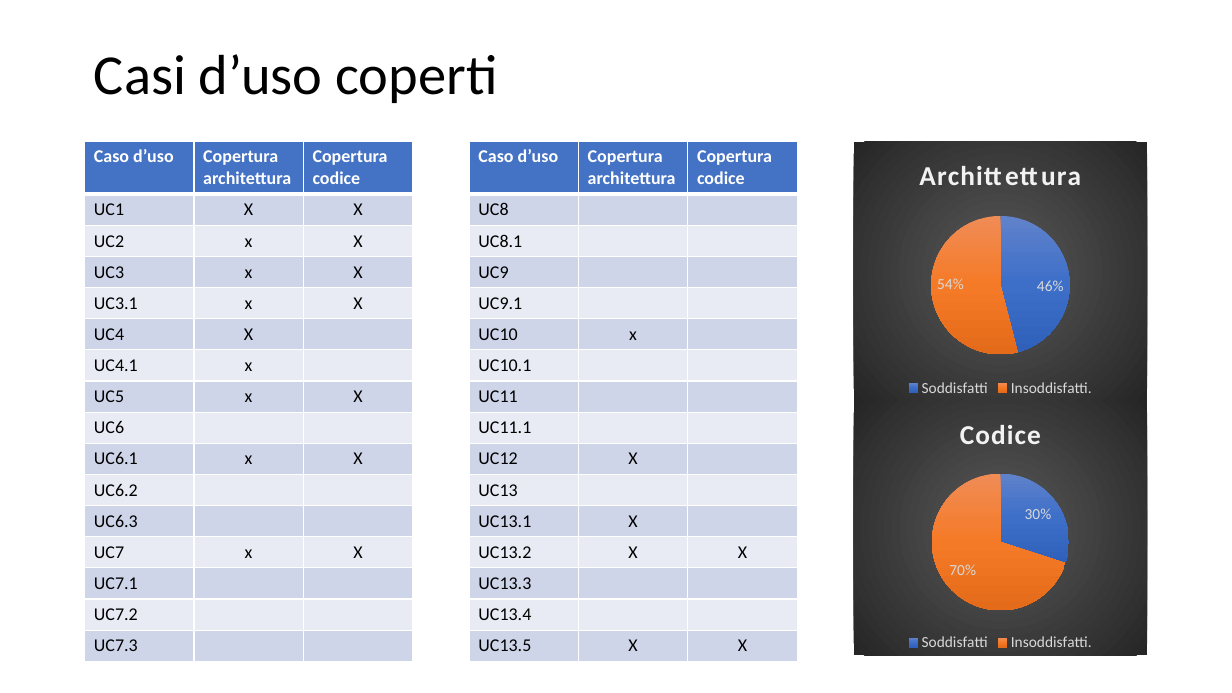
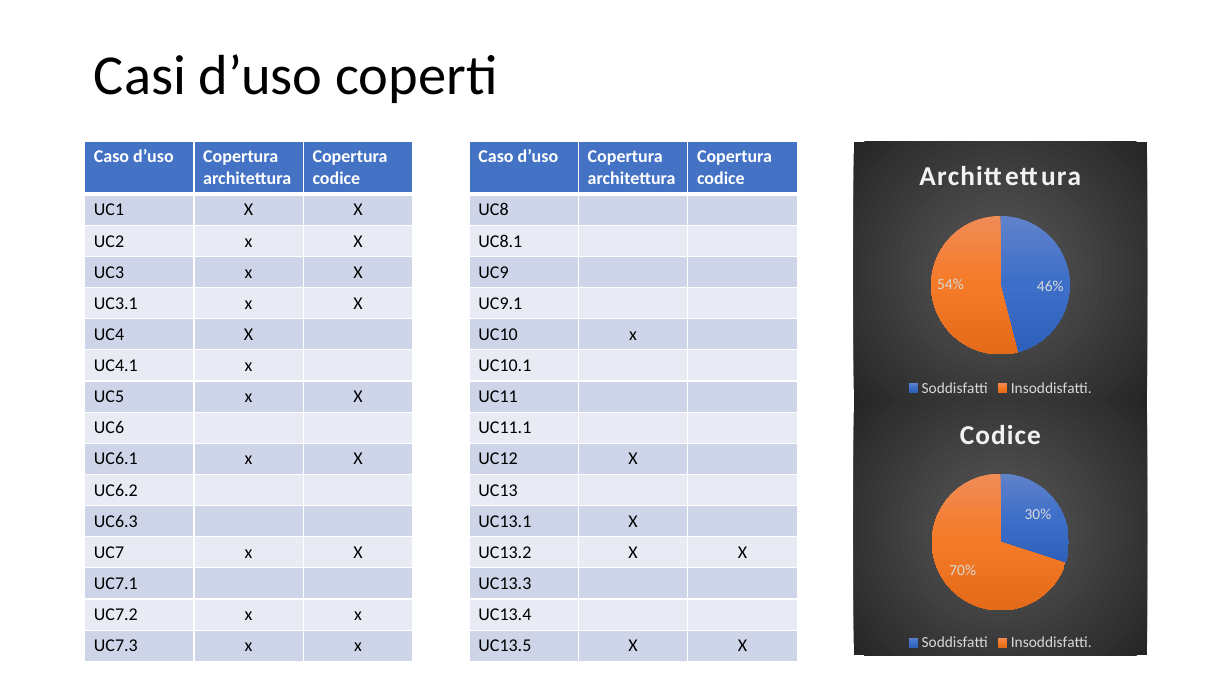
Before and after one commit to Italiaracerx/progettoSWE, a slide deck: slide 13 of Presentazioni/Presentazioni PB/Presentazione PB.pptx. Drawn at 1232x693 pixels with LibreOffice and Linux fonts; fonts in the diff are those of the drawing. Boxes give left, top, right and bottom in pixels: in the first picture for what was removed or moved away, otherwise in the second. Text is boxed around its words. In the diff, an @@ line names an element or a change of style, - is before the commit and + after.

```diff
--- a/Presentazioni/Presentazioni PB/Presentazione PB.pptx
+++ b/Presentazioni/Presentazioni PB/Presentazione PB.pptx
@@ table at box(85, 141, 412, 656) @@
-row 15, column 2: 
+row 15, column 2: x
-row 15, column 3: 
+row 15, column 3: x
-row 16, column 2: 
+row 16, column 2: x
-row 16, column 3: 
+row 16, column 3: x
```
Also in this commit, not shown: 1 other slide changed, 7 other files.
